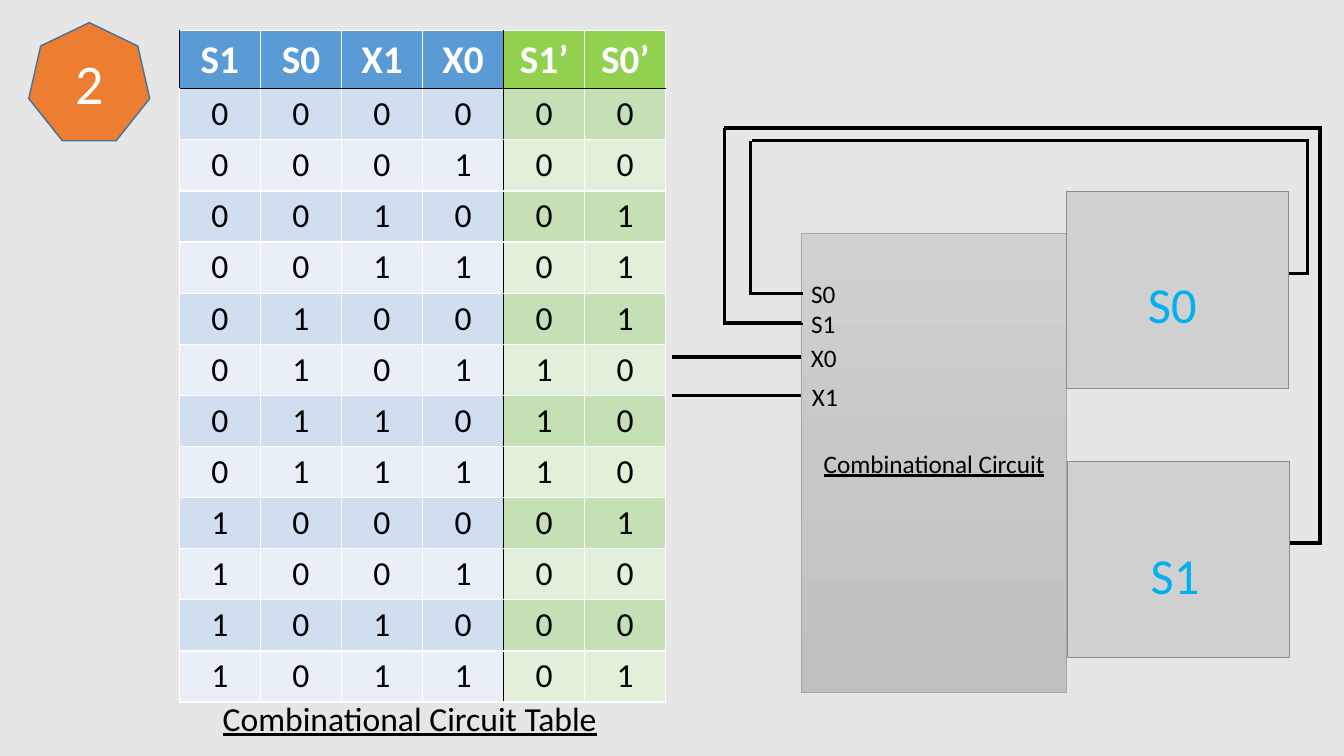
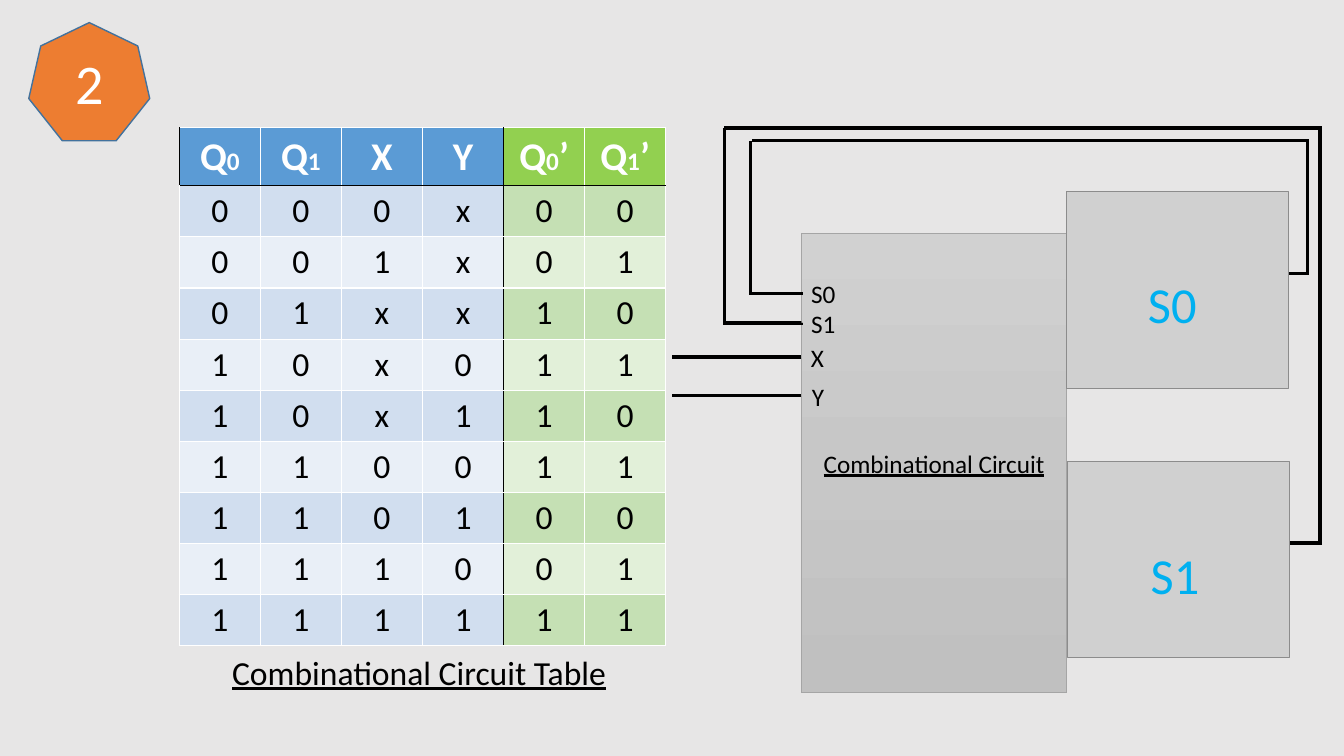
Before and after one commit to CGUSystemCourses/Comp_Org-2018, a slide deck: slide 3 of Lectures/midterm/midterm_solution.pptx. Drawn at 1344x756 pixels with LibreOffice and Linux fonts; fonts in the diff are those of the drawing; grey boxes stand for pictures. Boxes give left, top, right and bottom in pixels: in the first picture for what was removed or moved away, otherwise in the second. Text is boxed around its words. In the diff, an @@ line names an element or a change of style, - is before the commit and + after.

```diff
--- a/Lectures/midterm/midterm_solution.pptx
+++ b/Lectures/midterm/midterm_solution.pptx
@@ table at (179,128,663,639) @@
-row 1: S1 | S0 | X1 | X0 | S1’ | S0’
-row 2: 0 | 0 | 0 | 0 | 0 | 0
-row 3: 0 | 0 | 0 | 1 | 0 | 0
-row 4: 0 | 0 | 1 | 0 | 0 | 1
-row 5: 0 | 0 | 1 | 1 | 0 | 1
-row 6: 0 | 1 | 0 | 0 | 0 | 1
-row 7: 0 | 1 | 0 | 1 | 1 | 0
-row 8: 0 | 1 | 1 | 0 | 1 | 0
-row 9: 0 | 1 | 1 | 1 | 1 | 0
-row 10: 1 | 0 | 0 | 0 | 0 | 1
-row 11: 1 | 0 | 0 | 1 | 0 | 0
-row 12: 1 | 0 | 1 | 0 | 0 | 0
-row 13: 1 | 0 | 1 | 1 | 0 | 1
+row 1: Q0 | Q1 | X | Y | Q0’ | Q1’
+row 2: 0 | 0 | 0 | x | 0 | 0
+row 3: 0 | 0 | 1 | x | 0 | 1
+row 4: 0 | 1 | x | x | 1 | 0
+row 5: 1 | 0 | x | 0 | 1 | 1
+row 6: 1 | 0 | x | 1 | 1 | 0
+row 7: 1 | 1 | 0 | 0 | 1 | 1
+row 8: 1 | 1 | 0 | 1 | 0 | 0
+row 9: 1 | 1 | 1 | 0 | 0 | 1
+row 10: 1 | 1 | 1 | 1 | 1 | 1
@@ table: place and size @@
-table at (179,30,663,693)
+table at (179,128,663,639)
@@ text at (811,351,824,367): text changed @@
-X0
+X
@@ text at (812,390,824,406): text changed @@
-X1
+Y
@@ text "Combinational Circuit Table": place and size @@
-text "Combinational Circuit Table" at (223,707,597,736)
+text "Combinational Circuit Table" at (232,661,606,690)
```
Also in this commit, not shown: 5 other slides changed, 2 slides added, 2 slides removed, 6 other files.
